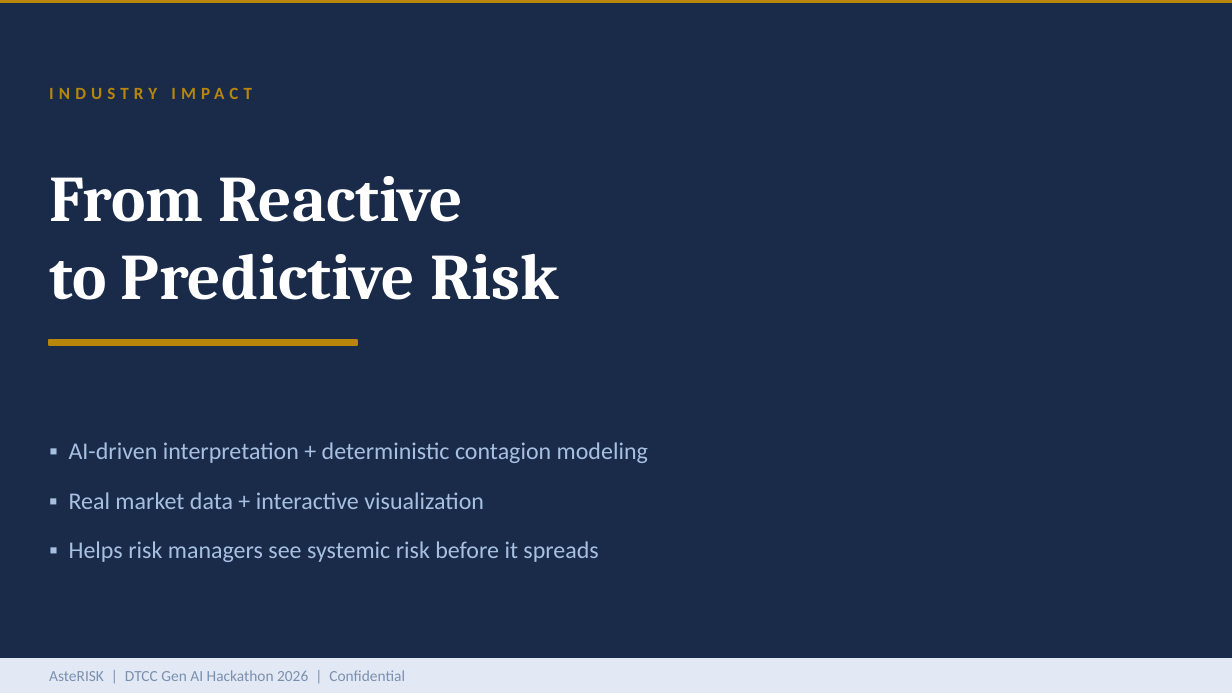
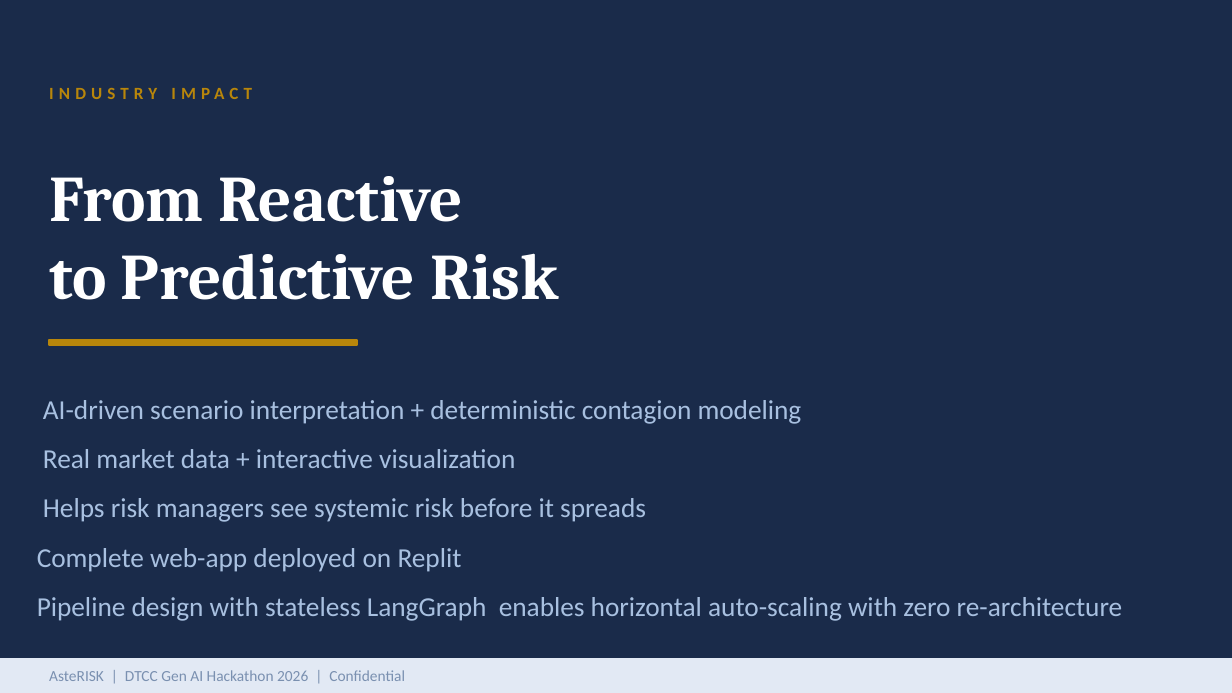
Before and after one commit to dhruvihp95/portfolio-agent, a slide deck: slide 6 of AsteRISK.pptx (slide 9 before the commit). Drawn at 1232x693 pixels with LibreOffice and Linux fonts; fonts in the diff are those of the drawing. Boxes give left, top, right and bottom in pixels: in the first picture for what was removed or moved away, otherwise in the second. Text is boxed around its words. In the diff, an @@ line names an element or a change of style, - is before the commit and + after.

Commit message:
Updated ppt
Updated ppt

```diff
--- a/AsteRISK.pptx
+++ b/AsteRISK.pptx
@@ rectangle: place and size @@
-rectangle at [0,5,1232,692]
+rectangle at [0,0,1232,667]
@@ text added at [37,400,1123,621], 16 pt, text #A8C0E0 @@
+AI-driven scenario interpretation + deterministic contagion modeling
+Real market data + interactive visualization
+Helps risk managers see systemic risk before it spreads
+Complete web-app deployed on Replit
+Pipeline design with stateless LangGraph enables horizontal auto-scaling with zero re-architecture
@@ text removed at [69,442,648,463] @@
-▪ AI-driven interpretation + deterministic contagion modeling
@@ text removed at [69,492,484,509] @@
-▪ Real market data + interactive visualization
@@ text removed at [69,541,598,562] @@
-▪ Helps risk managers see systemic risk before it spreads
```
Also in this commit, not shown: 3 other slides changed, 2 slides removed.
